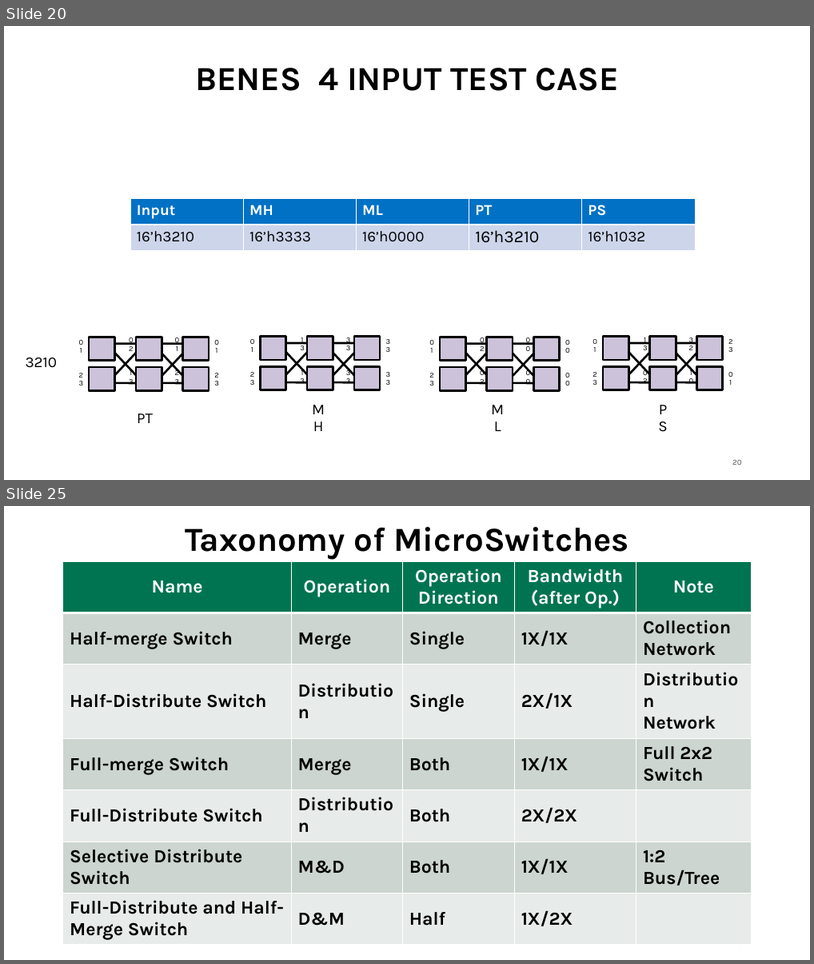
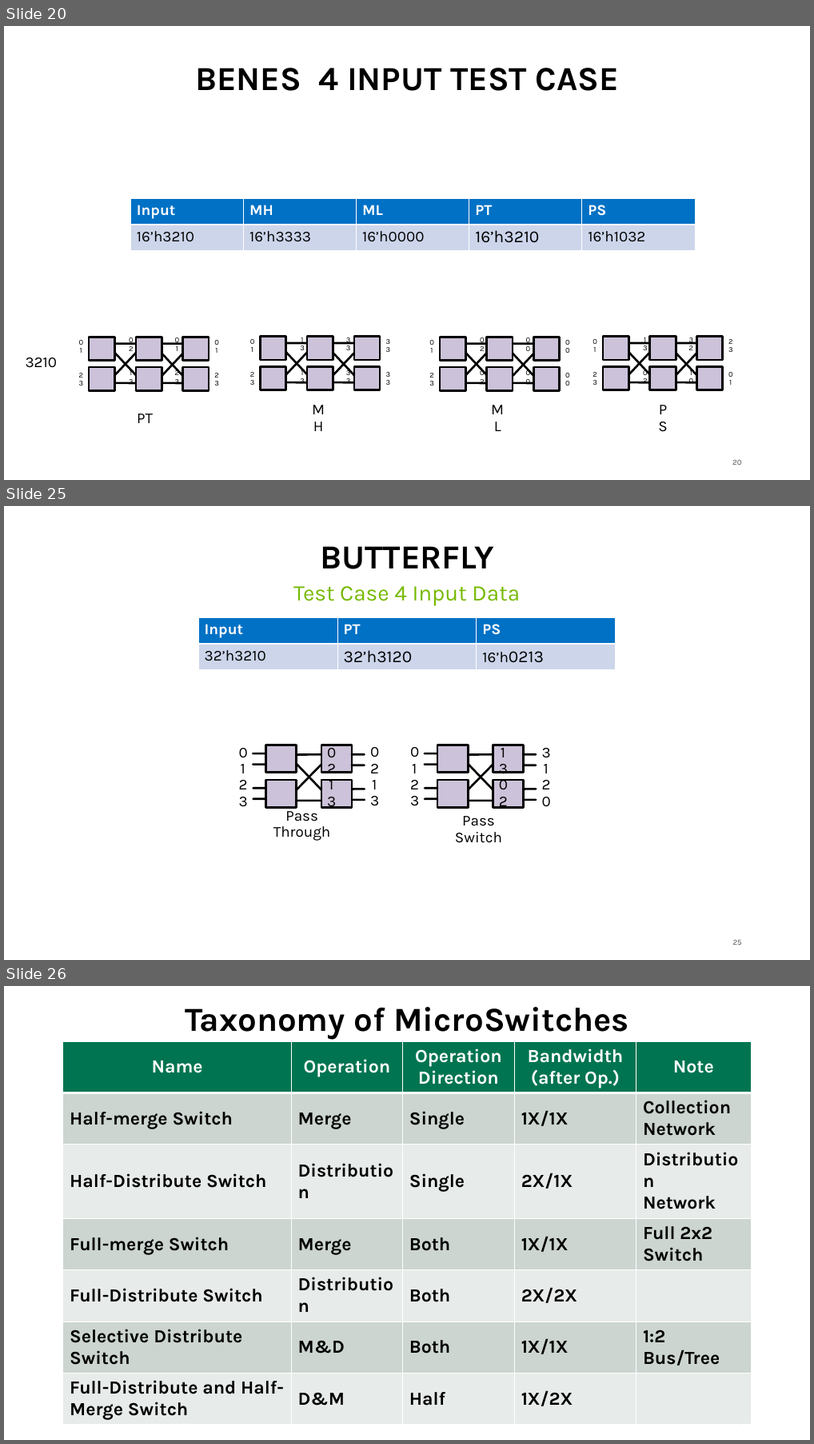
Before and after one commit to georgia-tech-synergy-lab/AcceleratorNoC, a slide deck: microswitch.pptx. Shown one above the other, each under a label of ours: slides 20 and 25 before the commit, slides 20, 25 and 26 after it; the slides between them are not shown. The pictures are 814x964 and 814x1444 pixels, drawn with LibreOffice and Linux fonts; fonts in the diff are those of the drawing. Boxes give left, top, right and bottom in pixels: in the first picture for what was removed or moved away, otherwise in the second. Text is boxed around its words. In the diff, an @@ line names an element or a change of style, - is before the commit and + after.

Commit message:
add butterfly combination; cube combination [butterfly in last commit is cube instead of butterfly.]

```diff
--- a/microswitch.pptx
+++ b/microswitch.pptx
@@ slide 25 added at (x1=4, y1=506, x2=810, y2=960), background #FFFFFF; not listed: 1 template element that a slide beside it also shows @@
@@ title added at (x1=320, y1=546, x2=494, y2=569), 40 pt, text #000000, bold @@
+BUTTERFLY
@@ text added at (x1=294, y1=586, x2=520, y2=606), 26.6 pt, text #76B900 @@
+Test Case 4 Input Data
@@ table added at (x1=198, y1=617, x2=616, y2=670), 2 rows, 3 columns @@
+Input | PT | PS
+32’h3210 | 32’h3120 | 16’h0213
@@ text added at (x1=327, y1=744, x2=336, y2=811), 18 pt, text #000000 @@
+0
+2
+1
+3
@@ text added at (x1=499, y1=744, x2=508, y2=811), 18 pt, text #000000 @@
+1
+3
+0
+2
@@ text added at (x1=239, y1=748, x2=248, y2=807), 18 pt, text #000000 @@
+0
+1
+2
+3
@@ text added at (x1=370, y1=747, x2=379, y2=806), 18 pt, text #000000 @@
+0
+2
+1
+3
@@ text added at (x1=410, y1=747, x2=419, y2=806), 18 pt, text #000000 @@
+0
+1
+2
+3
@@ text added at (x1=542, y1=748, x2=551, y2=806), 18 pt, text #000000 @@
+3
+1
+2
+0
@@ text added at (x1=274, y1=807, x2=330, y2=840), 18 pt, text #000000 @@
+Pass Through
@@ group added at (x1=254, y1=745, x2=365, y2=807): 12 lines, 8 rectangles @@
@@ text added at (x1=455, y1=816, x2=502, y2=843), 18 pt, text #000000 @@
+Pass Switch
@@ group added at (x1=425, y1=745, x2=536, y2=807): 12 lines, 8 rectangles @@
@@ what was slide 25 is now slide 26 @@
```
Also in this commit, not shown: 2 slides changed, 1 other slide added, 1 slide removed, 14 other files.
